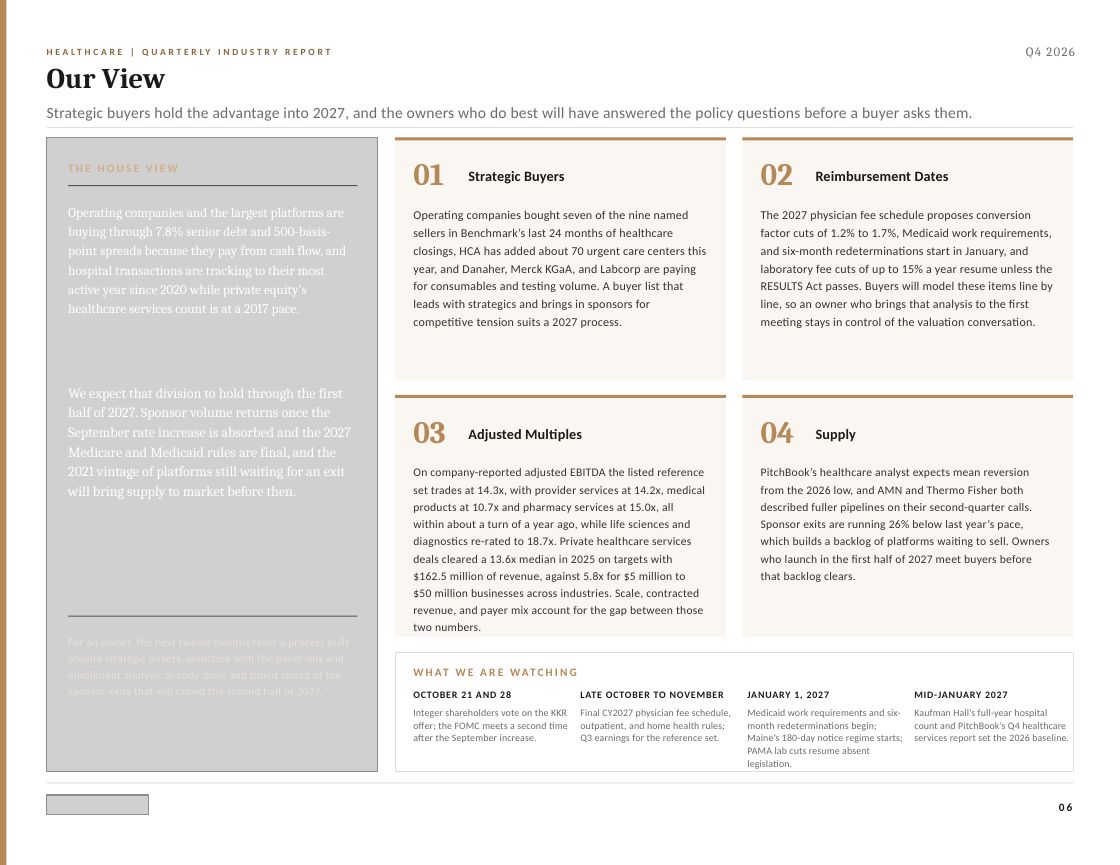
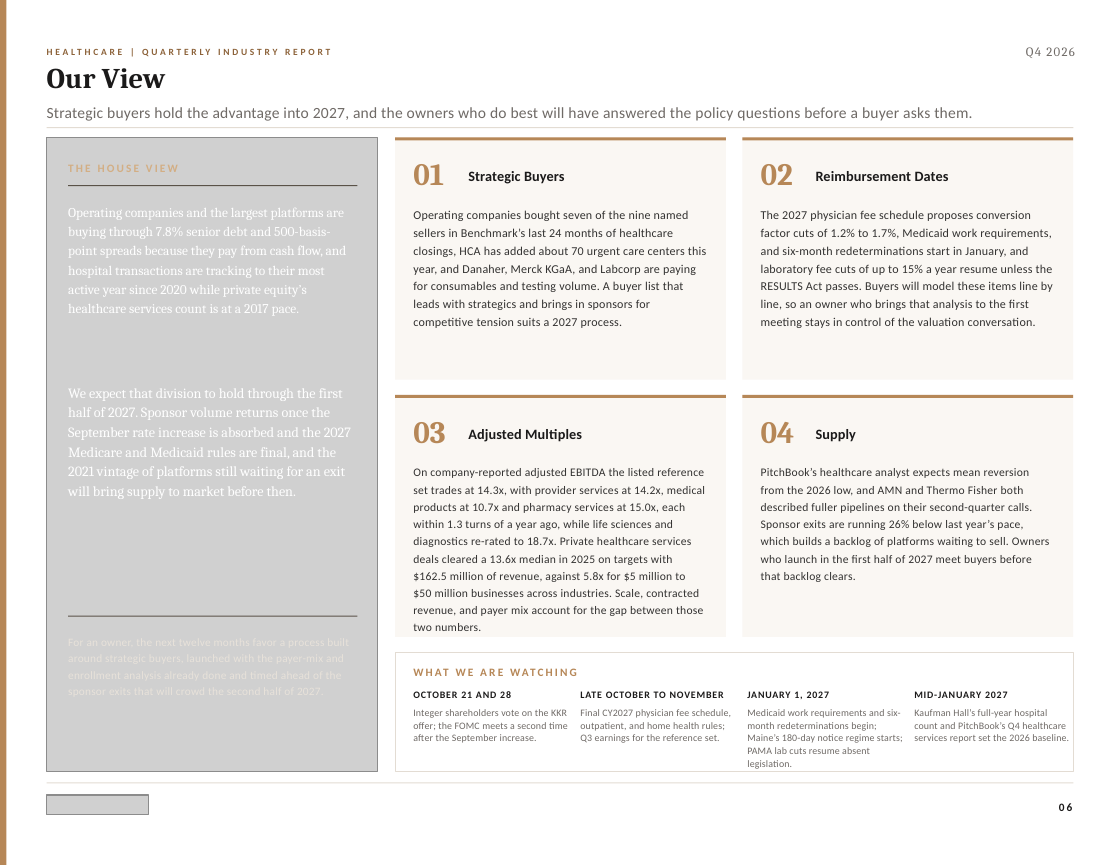
Before and after one commit to jp-hardin/about, a slide deck: slide 6 of mid-market-practice/_build/reports/healthcare-q4-2026/brief.pptx. Drawn at 1120x865 pixels with LibreOffice and Linux fonts; fonts in the diff are those of the drawing; grey boxes stand for pictures. Boxes give left, top, right and bottom in pixels: in the first picture for what was removed or moved away, otherwise in the second. Text is boxed around its words. In the diff, an @@ line names an element or a change of style, - is before the commit and + after.

```diff
--- a/mid-market-practice/_build/reports/healthcare-q4-2026/brief.pptx
+++ b/mid-market-practice/_build/reports/healthcare-q4-2026/brief.pptx
@@ text at [413,468,705,631]: text changed @@
-On company-reported adjusted EBITDA the listed reference set trades at 14.3x, with provider services at 14.2x, medical products at 10.7x and pharmacy services at 15.0x, all within about a turn of a year ago, while life sciences and diagnostics re-rated to 18.7x. Private healthcare services deals cleared a 13.6x median in 2025 on targets with $162.5 million of revenue, against 5.8x for $5 million to $50 million businesses across industries. Scale, contracted revenue, and payer mix account for the gap between those two numbers.
+On company-reported adjusted EBITDA the listed reference set trades at 14.3x, with provider services at 14.2x, medical products at 10.7x and pharmacy services at 15.0x, each within 1.3 turns of a year ago, while life sciences and diagnostics re-rated to 18.7x. Private healthcare services deals cleared a 13.6x median in 2025 on targets with $162.5 million of revenue, against 5.8x for $5 million to $50 million businesses across industries. Scale, contracted revenue, and payer mix account for the gap between those two numbers.
```
Also in this commit, not shown: 3 other slides changed, 17 other files.
